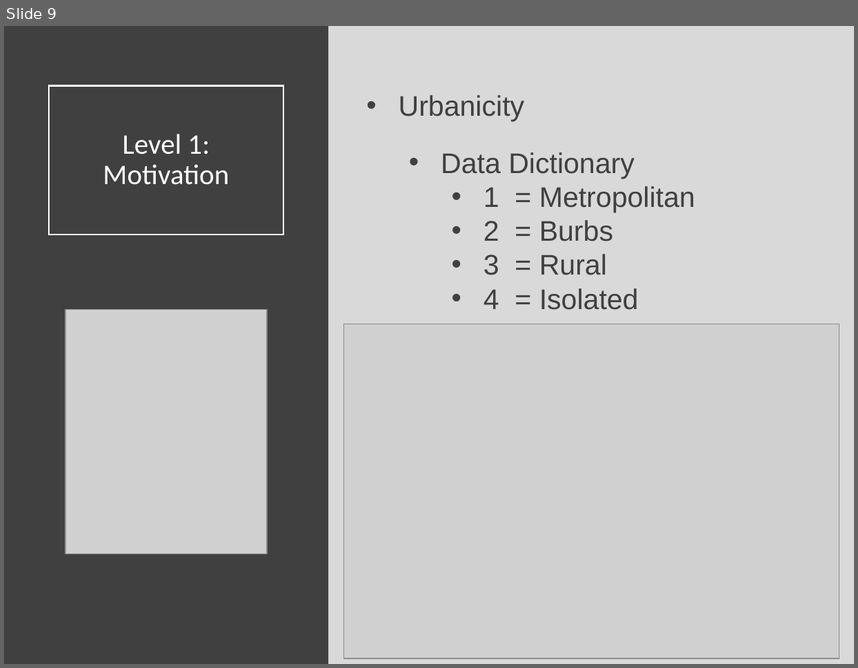
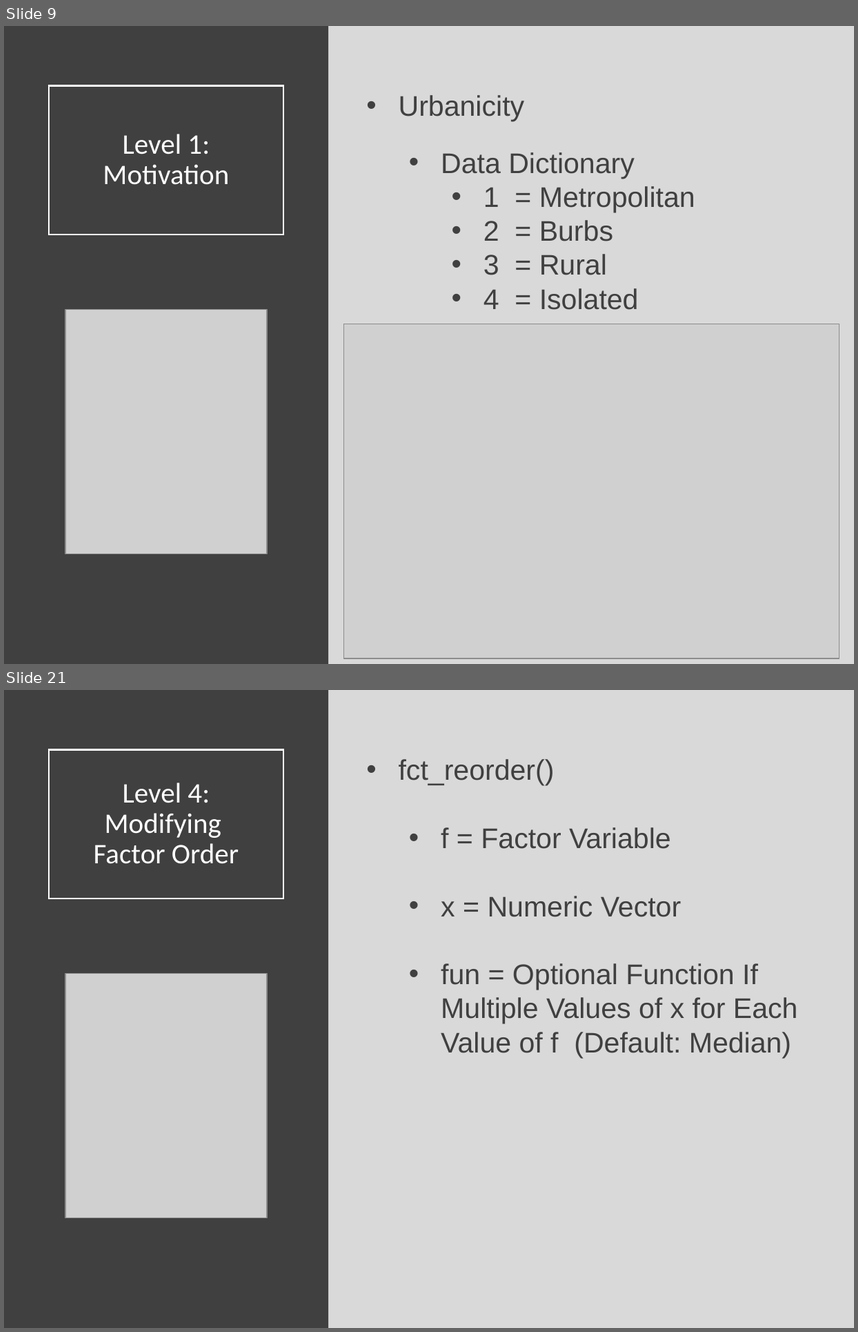
Before and after one commit to Yixf-Self/STOR320_WEBSITE, a slide deck: Lecture/Lecture 17/Lecture 17.pptx. Shown one above the other, each under a label of ours: slide 9 before the commit, slides 9 and 21 after it; the slides between them are not shown. The pictures are 858x668 and 858x1332 pixels, drawn with LibreOffice and Linux fonts; fonts in the diff are those of the drawing; grey boxes stand for pictures. Boxes give left, top, right and bottom in pixels: in the first picture for what was removed or moved away, otherwise in the second. Text is boxed around its words. In the diff, an @@ line names an element or a change of style, - is before the commit and + after.

```diff
--- a/Lecture/Lecture 17/Lecture 17.pptx
+++ b/Lecture/Lecture 17/Lecture 17.pptx
@@ slide 21 added at <box>4,690,854,1328</box>, background #D9D9D9 @@
@@ rectangle added at <box>4,690,329,1328</box>, fill #404040 @@
@@ title added at <box>49,749,283,898</box>, outline #FFFFFF 1.5 pt, 24 pt, text #FFFFFF @@
+Level 4:
+Modifying
+Factor Order
@@ text added at <box>399,759,798,1058</box>, 24 pt, text #404040 @@
+• fct_reorder()
+  • f = Factor Variable
+  • x = Numeric Vector
+  • fun = Optional Function If Multiple Values of x for Each Value of f (Default: Median)
@@ picture added at <box>65,973,267,1217</box> @@
```
Also in this commit, not shown: 1 slide changed, 25 other slides added, 6 other files.
